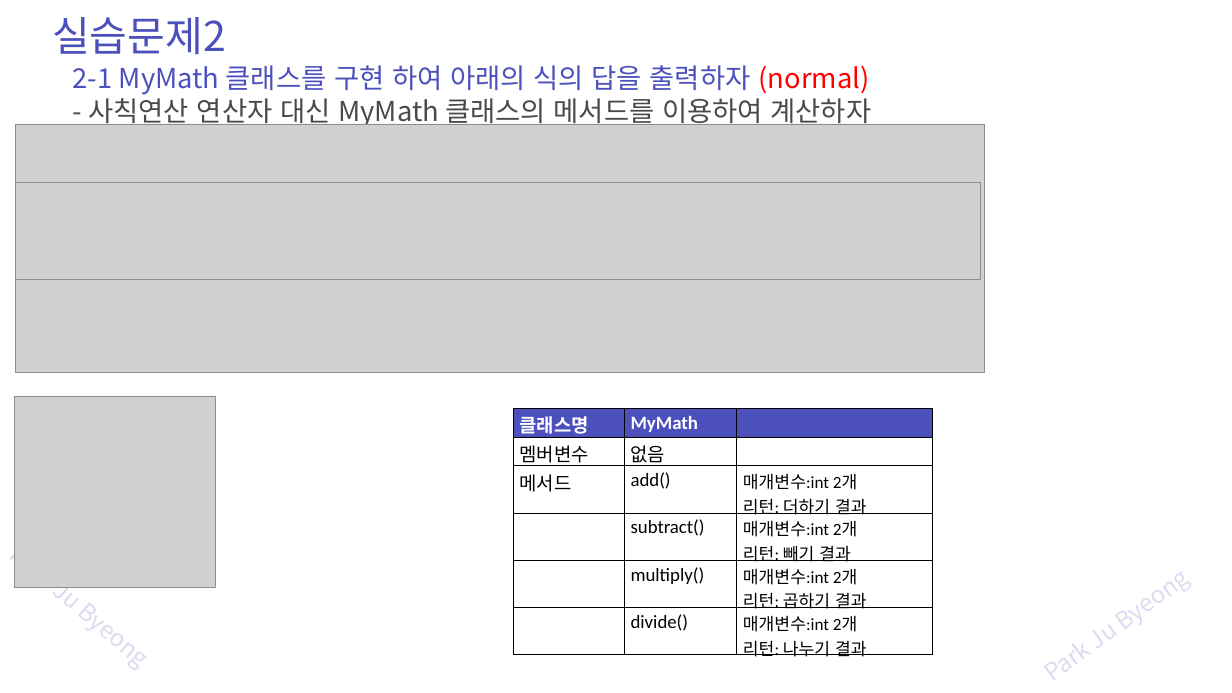
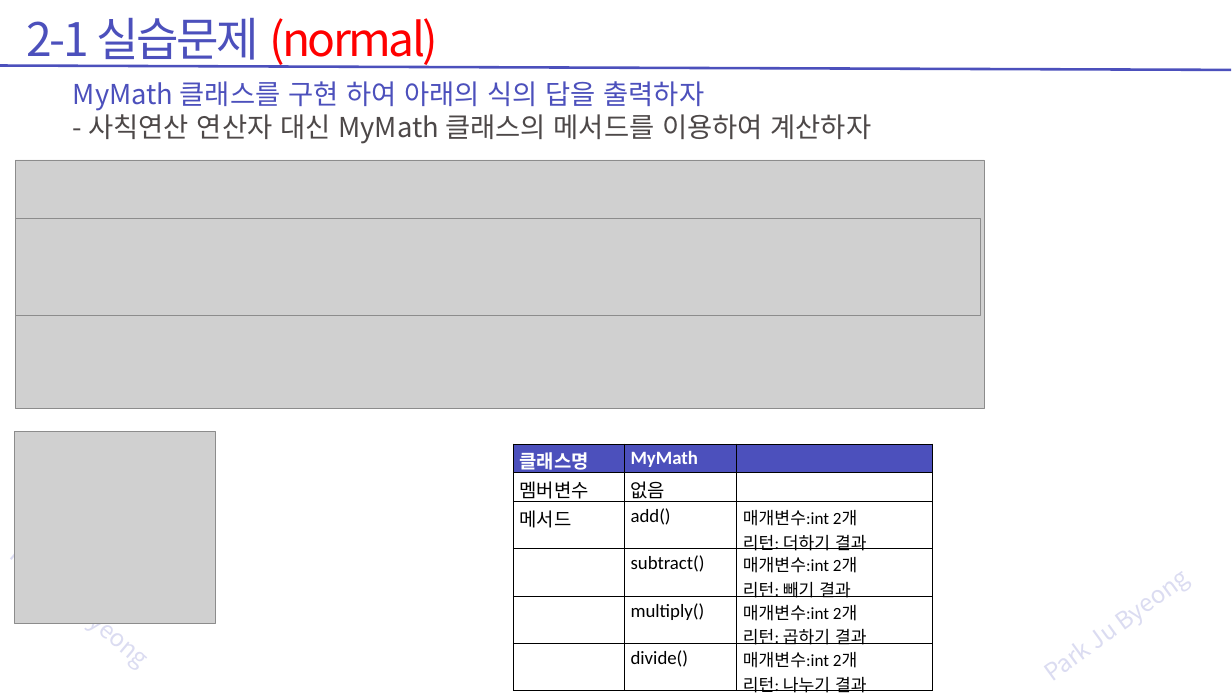
Before and after one commit to zest132/JavaLecture, a slide deck: slide 43 of JavaLecture/LectureFile/java 6강 객체지향.pptx. Drawn at 1232x693 pixels with LibreOffice and Linux fonts; fonts in the diff are those of the drawing; grey boxes stand for pictures. Boxes give left, top, right and bottom in pixels: in the first picture for what was removed or moved away, otherwise in the second. Text is boxed around its words. In the diff, an @@ line names an element or a change of style, - is before the commit and + after.

```diff
--- a/JavaLecture/LectureFile/java 6강 객체지향.pptx
+++ b/JavaLecture/LectureFile/java 6강 객체지향.pptx
@@ text at (27, 18, 438, 68): text changed; size 48 to 54 pt; text colour #4C50BC to #FF0000 @@
-실습문제2
+2-1 실습문제 (normal)
@@ line added from (1231, 70) to (0, 65), #4C50BC 3 pt @@
@@ text "MyMath 클래스를 구현 하여 아래의 ...": place and size @@
-text "MyMath 클래스를 구현 하여 아래의 ..." at (73, 65, 872, 129)
+text "MyMath 클래스를 구현 하여 아래의 ..." at (73, 81, 872, 144)
@@ text at (73, 81, 705, 111): text changed @@
-2-1 MyMath 클래스를 구현 하여 아래의 식의 답을 출력하자 (normal)
+MyMath 클래스를 구현 하여 아래의 식의 답을 출력하자
@@ 3 pictures, 1 table: place and size @@
-3 pictures, 1 table at (14, 124, 984, 661)
+3 pictures, 1 table at (14, 160, 984, 693)
```
Also in this commit, not shown: 26 other slides changed, 6 slides added, 3 slides removed, 3 other files.
